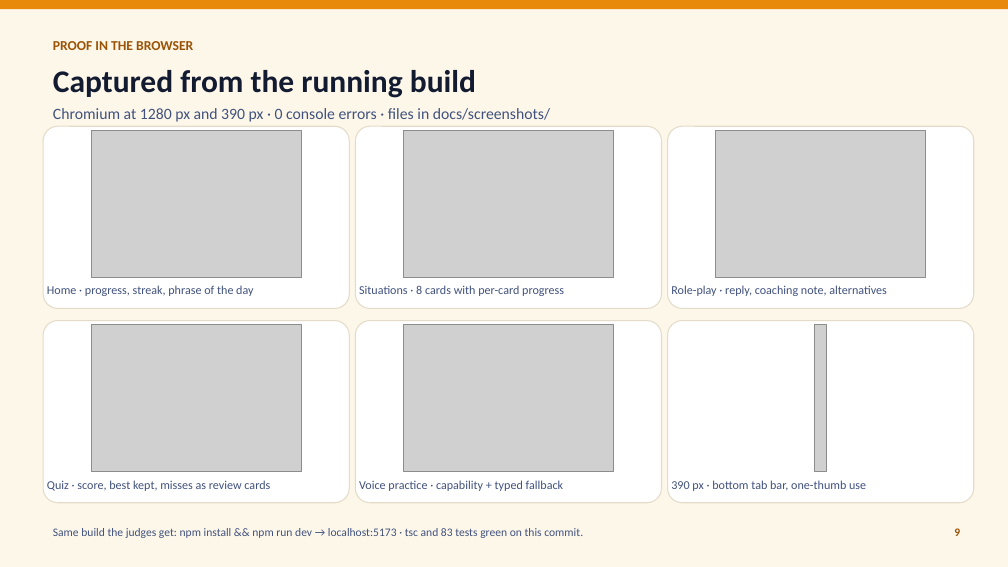
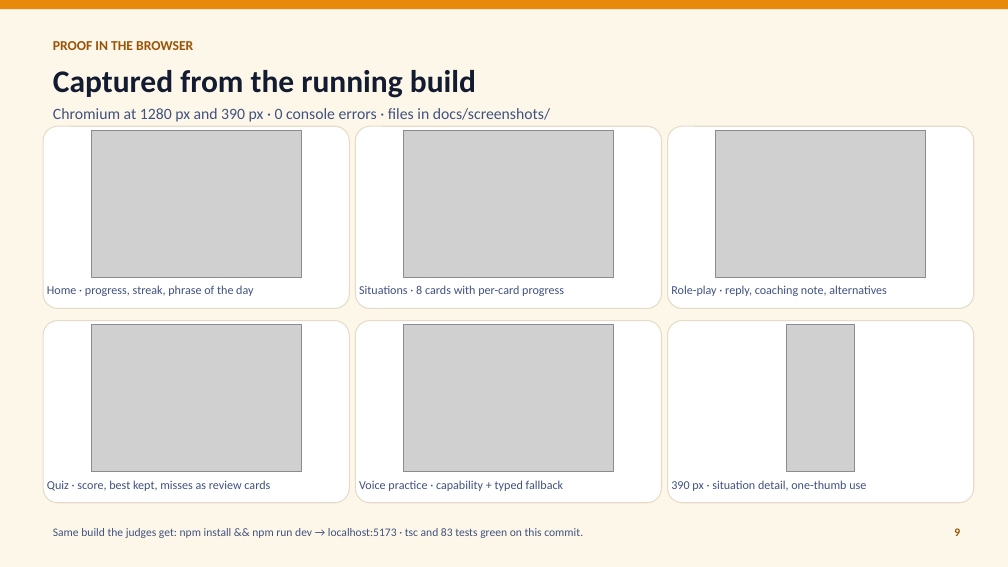
Before and after one commit to RANJITHROSAN17/Kannada-Digital, a slide deck: slide 9 of docs/Kannada-Saathi-Hackathon-Presentation.pptx. Drawn at 1008x567 pixels with LibreOffice and Linux fonts; fonts in the diff are those of the drawing; grey boxes stand for pictures. Boxes give left, top, right and bottom in pixels: in the first picture for what was removed or moved away, otherwise in the second. Text is boxed around its words. In the diff, an @@ line names an element or a change of style, - is before the commit and + after.

```diff
--- a/docs/Kannada-Saathi-Hackathon-Presentation.pptx
+++ b/docs/Kannada-Saathi-Hackathon-Presentation.pptx
@@ picture added at <box>786,324,854,472</box> @@
@@ picture removed at <box>815,324,827,472</box> @@
@@ text at <box>671,480,866,491</box>: text changed @@
-390 px · bottom tab bar, one-thumb use
+390 px · situation detail, one-thumb use
```
Also in this commit, not shown: 16 other files.
